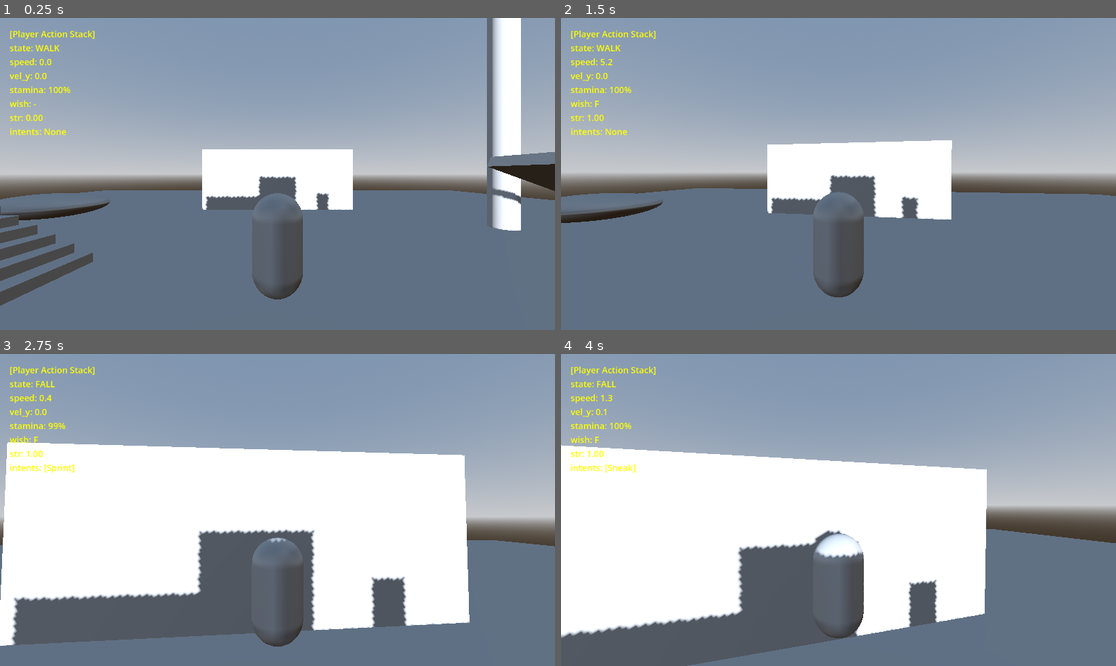
Above: before the commit, frames 1-4 (two rows, left to right).
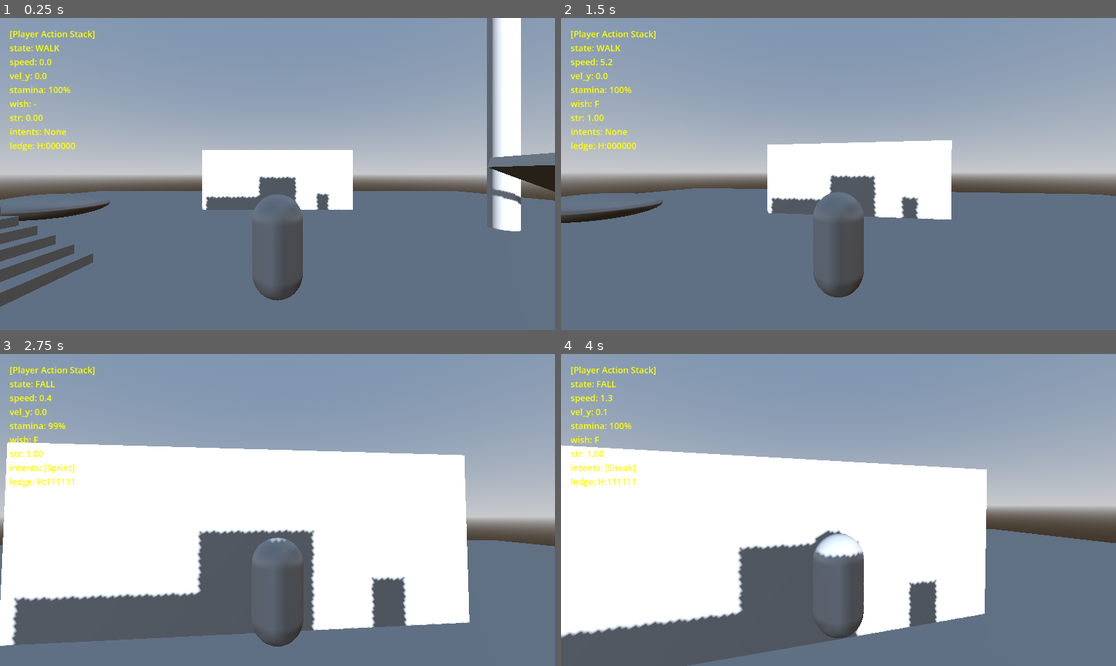
Above: after the commit, the same moments.

Repository: Francisco-Beltran-Millalen/zelda-druid-godot
Game: Godot game, scene res://scenes/main.tscn
Same seed, same stepped clock (60 frames per second), same inputs: the game is played once before the commit and once after it.
Inputs (mouse positions are in pixels of both pictures, inside the frame that each line leads up to):
- Up to frame 1 (0.25 s): no input
- Up to frame 2 (1.5 s): tap Enter at 0.5 s; move the mouse to (866, 174) at 0.52 s; hold Space (jump) 0.53-1.28 s; hold W (move_forward) from 0.53 s (still down); move the mouse to (810, 174) at 1.27 s; tap Up (sprint) at 1.35 s
- Up to frame 3 (2.75 s): keep holding W (move_forward); tap Space (jump) at 1.52, 1.55, 1.82, 2.3 s; move the mouse to (288, 503) at 2.02 s; hold Shift from 2.03 s (still down)
- Up to frame 4 (4 s): keep holding W (move_forward); move the mouse to (832, 516) at 2.77 s; release Shift at 2.78 s; tap 3 at 2.85 s; tap Space (jump) at 3.02, 3.05, 3.32, 3.77, 3.8 s; move the mouse to (877, 513) at 3.52 s; hold Ctrl from 3.53 s (still down)

The runs differ from the first frame. In frame 1, 0.9% of the frame differs, in the area x 0-100%, y 39-93%; in frame 2, 0.2%; in frame 3, 0.1%; in frame 4, 0.1%.

Commit message:
graybox: refactor auto-vault to step-up paradigm and fix climb vibration
- LedgeService: Refactored horizontal detection to use a uniform array of ShapeCast3Ds to eliminate approach-angle inconsistencies.

- LedgeService: Raised lowest cast to avoid floor scraping and implemented a front-face normal check to ignore walkable slopes.

- AutoVaultMotor: Restricted vault triggering strictly to the manual vault intent ('3').

- ClimbMotor: Replaced hard global_position clamping with a soft velocity clamp at ledge height, eliminating severe vibration.

- main.tscn: Spawned Player slightly higher to ensure clean physics initialization.

Diff:
--- a/graybox-prototype/scenes/main.tscn
+++ b/graybox-prototype/scenes/main.tscn
@@ -154,6 +154,7 @@
 [node name="Main" type="Node3D" unique_id=2049837152]
 
 [node name="Player" type="Node3D" parent="." unique_id=262935323]
+transform = Transform3D(1, 0, 0, 0, 1, 0, 0, 0, 1, 0, 1.5, 0)
 
 [node name="EntityController" type="Node" parent="Player" unique_id=1919641928]
 
--- a/graybox-prototype/scripts/player_action_stack/movement/motors/auto_vault_motor.gd
+++ b/graybox-prototype/scripts/player_action_stack/movement/motors/auto_vault_motor.gd
@@ -2,73 +2,84 @@
 extends BaseMotor
 
 const AUTO_VAULT_WEIGHT: int = 20
+const MIN_VAULT_SPEED: float = 0.01
+const MIN_VAULT_DURATION: float = 0.1
 
-@export var vault_clearance: float = 0.25
-@export var vault_min_rise: float = 0.3
+@export var vault_speed: float = 5.0
+@export var vault_arc_height: float = 0.4
 
-var _rising: bool = false
-var _impulse_applied: bool = false
+var _is_vaulting: bool = false
 var _just_activated: bool = false
+var _elapsed: float = 0.0
+var _duration: float = MIN_VAULT_DURATION
+var _start_position: Vector3 = Vector3.ZERO
+var _target_position: Vector3 = Vector3.ZERO
 
 func gather_proposals(current_mode: int, intents: Intents, services: Array[BaseService], _stamina: StaminaComponent) -> Array[TransitionProposal]:
-	if _rising or (current_mode == LocomotionState.ID.AUTO_VAULT and _just_activated):
+	# Sticky state: if we are already vaulting, we MUST continue until tick() finishes.
+	if current_mode == LocomotionState.ID.AUTO_VAULT and (_is_vaulting or _just_activated):
 		return [TransitionProposal.new(LocomotionState.ID.AUTO_VAULT, TransitionProposal.Priority.FORCED, AUTO_VAULT_WEIGHT)]
 
 	var ground: GroundService = _get_service(services, GroundService) as GroundService
 	var ledge: LedgeService = _get_service(services, LedgeService) as LedgeService
 
-	if ground != null and ground.is_on_floor() and ledge != null and intents.wants_vault:
+	if ground != null and ground.is_on_floor() and ledge != null:
 		var facts: LedgeFacts = ledge.get_ledge_facts(_broker.get_body_reader())
-		if facts.is_occupied and facts.landing_height != -INF and facts.landing_height <= facts.detection_range:
+		# Auto-vault triggers if we press the vault key while facing a vaultable object
+		if facts.is_vaultable and intents.wants_vault:
 			return [TransitionProposal.new(LocomotionState.ID.AUTO_VAULT, TransitionProposal.Priority.PLAYER_REQUESTED, AUTO_VAULT_WEIGHT)]
 
 	return []
 
 func on_activate(_body: CharacterBody3D) -> void:
-	_rising = true
+	_is_vaulting = false
 	_just_activated = true
-	_impulse_applied = false
+	_elapsed = 0.0
 
 func on_deactivate(_body: CharacterBody3D) -> void:
-	_rising = false
-	_impulse_applied = false
+	_is_vaulting = false
+	_elapsed = 0.0
 
 func tick(delta: float, _intents: Intents, body: CharacterBody3D, _stamina: StaminaComponent, services: Array[BaseService]) -> void:
 	_just_activated = false
-	var gravity: float = ProjectSettings.get_setting("physics/3d/default_gravity")
+	var ledge: LedgeService = _get_service(services, LedgeService) as LedgeService
 
-	if not _impulse_applied:
-		var ledge: LedgeService = _get_service(services, LedgeService) as LedgeService
-		var rise_needed: float = vault_min_rise
-		if ledge != null:
-			var facts: LedgeFacts = ledge.get_ledge_facts(_broker.get_body_reader())
-			if facts.is_occupied:
-				# Target landing height relative to feet + buffer
-				var to_landing: float = facts.landing_height + 0.4
-				rise_needed = maxf(to_landing, vault_min_rise)
-
-		# Strength multiplier: 1.2x ensures we clear the height even with physics friction
-		body.velocity.y = sqrt(2.0 * gravity * rise_needed) * 1.2
-
-		# Inject forward momentum so the vault feels "strong"
-		var facing: Vector3 = -body.global_transform.basis.z
-		facing.y = 0
-		if facing.length_squared() > 0.001:
-			facing = facing.normalized()
-			var current_h_vel: Vector3 = Vector3(body.velocity.x, 0, body.velocity.z)
-			var min_vault_speed: float = 5.0
-			if current_h_vel.length() < min_vault_speed:
-				body.velocity.x = facing.x * min_vault_speed
-				body.velocity.z = facing.z * min_vault_speed
-
-		_impulse_applied = true
+	if not _is_vaulting and not _begin_vault(body, ledge):
+		# Fallback if vault cannot start
+		_is_vaulting = false
 		return
 
-	# Maintain trajectory
-	body.velocity.y -= gravity * delta
+	_elapsed = minf(_elapsed + delta, _duration)
+	var raw_progress: float = _elapsed / _duration
+	# Quadratic ease-in-out for smooth movement
+	var eased_progress: float = smoothstep(0.0, 1.0, raw_progress)
 
+	var next_position: Vector3 = _start_position.lerp(_target_position, eased_progress)
+	# Add arc height
+	next_position.y += sin(raw_progress * PI) * vault_arc_height
+
+	body.global_position = next_position
+	body.velocity = Vector3.ZERO
+	# Move and slide handles collisions during the lerp if we hit something unexpected
 	body.move_and_slide()
 
-	if body.velocity.y <= 0.0 or body.is_on_floor():
+	if raw_progress >= 1.0:
+		body.global_position = _target_position
+		_is_vaulting = false
 
-		_rising = false
+func _begin_vault(body: CharacterBody3D, ledge: LedgeService) -> bool:
+	if ledge == null:
+		return false
+
+	var facts: LedgeFacts = ledge.get_ledge_facts(_broker.get_body_reader())
+	if facts.vault_target_position == Vector3.ZERO:
+		return false
+
+	_start_position = body.global_position
+	_target_position = facts.vault_target_position
+
+	var distance: float = _start_position.distance_to(_target_position)
+	_duration = maxf(distance / maxf(vault_speed, MIN_VAULT_SPEED), MIN_VAULT_DURATION)
+	_elapsed = 0.0
+	_is_vaulting = true
+	return true
--- a/graybox-prototype/scripts/player_action_stack/movement/motors/climb_motor.gd
+++ b/graybox-prototype/scripts/player_action_stack/movement/motors/climb_motor.gd
@@ -100,15 +100,21 @@
 
 	if ledge:
 		var facts: LedgeFacts = ledge.get_ledge_facts(_broker.get_body_reader())
-		# Clipping to ledge height: hard limit at neck height.
+		# Clipping to ledge height: soft limit at neck height.
 		# This prevents climbing over the top and forces a Mantle transition.
 		if facts.lip_height != -INF and body.velocity.y > 0:
 			var feet_y: float = body.global_position.y - 1.0 # body_half_height
 			var ledge_global_y: float = feet_y + facts.lip_height
 			var max_y: float = ledge_global_y - ledge_top_offset
+
 			if body.global_position.y >= max_y:
-				body.global_position.y = max_y
-				body.velocity.y = 0
+				body.velocity.y = 0.0
+				body.global_position.y = max_y # Final micro-correction just in case of float drift
+			else:
+				var distance_to_top: float = max_y - body.global_position.y
+				var max_safe_vel: float = distance_to_top / delta
+				if body.velocity.y > max_safe_vel:
+					body.velocity.y = max_safe_vel
 
 	body.move_and_slide()
 
--- a/graybox-prototype/scripts/player_action_stack/movement/movement_broker.gd
+++ b/graybox-prototype/scripts/player_action_stack/movement/movement_broker.gd
@@ -143,12 +143,20 @@
 		if intents.is_moving_right: dir_str += "R"
 		if dir_str == "": dir_str = "-"
 
+		var v_status: String = " (V)" if _ledge_service and _ledge_service.get_ledge_facts(_body_reader).is_vaultable else ""
+
+		var ledge_debug: String = ""
+		if _ledge_service:
+			var facts = _ledge_service.get_ledge_facts(_body_reader)
+			ledge_debug = facts.debug_text
+
 		get_node("/root/DebugOverlay").push(1, {
-			"state": m_name,
+			"state": m_name + v_status,
 			"speed": snappedf(spd, 0.1),
 			"vel_y": snappedf(_body.velocity.y, 0.1),
 			"stamina": "%d%%" % stamina_pct,
 			"wish": dir_str,
 			"str": "%.2f" % intents.input_strength,
-			"intents": intents_str if intents_str != "" else "None"
+			"intents": intents_str if intents_str != "" else "None",
+			"ledge": ledge_debug
 		})
--- a/graybox-prototype/scripts/player_action_stack/movement/services/ledge_facts.gd
+++ b/graybox-prototype/scripts/player_action_stack/movement/services/ledge_facts.gd
@@ -12,5 +12,8 @@
 var wall_normal: Vector3 = Vector3.ZERO
 var has_wall_left: bool = false
 var has_wall_right: bool = false
-var target_position: Vector3 = Vector3.ZERO ## Pre-calculated mantle/vault landing spot.
+var target_position: Vector3 = Vector3.ZERO ## Pre-calculated mantle landing spot.
 var ledge_point: Vector3 = Vector3.ZERO
+var vault_target_position: Vector3 = Vector3.ZERO ## Pre-calculated vault landing spot.
+var is_vaultable: bool = false ## True if a clear vault path is detected.
+var debug_text: String = "" ## Optional string to store debug output
--- a/graybox-prototype/scripts/player_action_stack/movement/services/ledge_service.gd
+++ b/graybox-prototype/scripts/player_action_stack/movement/services/ledge_service.gd
@@ -4,6 +4,7 @@
 const MIN_DIRECTION_LENGTH_SQUARED: float = 0.001
 
 @export var vault_detection_range: float = 1.4
+@export var vault_min_height: float = 0.3
 @export var vault_body_half_height: float = 1.0
 @export var vault_surface_clearance: float = 0.08
 @export var vault_landing_probe_distance: float = 1.6
@@ -16,163 +17,197 @@
 @export var mantle_surface_clearance: float = 0.08
 @export var mantle_edge_body_offset: float = 0.33
 @export var mantle_edge_tolerance: float = 0.05
-@export var climb_wall_angle_max_deg: float = 30.0   ## Max angle between facing and wall normal to allow climbing
-@export var continue_climb_angle_max_deg: float = 45.0  ## Max angle to keep climbing (sticky after waist-cast angle increases at apex)
-@export var wall_detection_reach: float = 0.6  ## Forward cast distance for climb detection (capsule radius 0.5 + 0.1 buffer); prevents wall-suck artifact
+@export var climb_wall_angle_max_deg: float = 30.0
+@export var continue_climb_angle_max_deg: float = 45.0
+@export var wall_detection_reach: float = 0.65
 
 var _can_climb: bool = false
 var _climb_normal: Vector3 = Vector3.ZERO
 var _has_wall_left: bool = false
 var _has_wall_right: bool = false
-var _vault_landing_body_y: float = -INF
+var _vault_target_position: Vector3 = Vector3.ZERO
+var _is_vaultable: bool = false
 var _mantle_ledge_point: Vector3 = Vector3.ZERO
 var _mantle_target_position: Vector3 = Vector3.ZERO
 var _is_at_ledge_edge: bool = false
-
-var _waist_cast: ShapeCast3D
-var _head_cast: RayCast3D
+var _debug_text: String = ""
+
 var _down_cast: ShapeCast3D
+var _vault_down_cast: ShapeCast3D
 var _vault_landing_cast: ShapeCast3D
 var _left_cast: RayCast3D
 var _right_cast: RayCast3D
 
+# Horizontal profiling casts (Ankle to Head)
+var _h_casts: Array[ShapeCast3D] = []
+var _h_offsets: Array[float] = [-0.8, -0.6, -0.2, 0.2, 0.4, 0.6]
+
 func _ready() -> void:
 	set_process(false)
 	set_physics_process(false)
 
-	_waist_cast = _create_forward_cast(0.5)
-	_head_cast = _create_forward_raycast(1.5)
-	_down_cast = ShapeCast3D.new()
-
-	var sphere: SphereShape3D = SphereShape3D.new()
-	sphere.radius = 0.1
-	_down_cast.shape = sphere
-	_down_cast.target_position = Vector3(0, -mantle_max_height, 0)
+	for offset in _h_offsets:
+		_h_casts.append(_create_forward_cast(offset))
+
+	_down_cast = _create_down_cast(-mantle_max_height - 0.1)
 	_down_cast.position = Vector3(0, mantle_max_height + 0.1, -1.0)
-	_down_cast.collision_mask = 1
-	add_child(_down_cast)
-
-	_vault_landing_cast = ShapeCast3D.new()
-	var vault_landing_sphere: SphereShape3D = SphereShape3D.new()
-	vault_landing_sphere.radius = 0.1
-	_vault_landing_cast.shape = vault_landing_sphere
-	_vault_landing_cast.target_position = Vector3(0, -vault_landing_probe_height, 0)
-	_vault_landing_cast.collision_mask = 1
-	add_child(_vault_landing_cast)
+
+	_vault_down_cast = _create_down_cast(-vault_detection_range - 0.1 - vault_body_half_height)
+	_vault_down_cast.position = Vector3(0, vault_detection_range + 0.1, 0) # Z set dynamically
+
+	_vault_landing_cast = _create_down_cast(-vault_landing_probe_height - 0.2)
+	_vault_landing_cast.position = Vector3(0, vault_landing_probe_height, -vault_landing_probe_distance)
 
 	_left_cast  = _create_forward_raycast(0.5)
+	_left_cast.top_level = true
 	_right_cast = _create_forward_raycast(0.5)
-
-func _create_forward_cast(y_pos: float) -> ShapeCast3D:
+	_right_cast.top_level = true
+
+func _create_forward_cast(y_offset: float) -> ShapeCast3D:
 	var cast: ShapeCast3D = ShapeCast3D.new()
-	var sphere: SphereShape3D = SphereShape3D.new()
-	sphere.radius = 0.1
-	cast.shape = sphere
-	cast.target_position = Vector3(0, 0, -1.0)
-	cast.position = Vector3(0, y_pos, 0)
+	cast.shape = SphereShape3D.new()
+	cast.shape.radius = 0.1
+	cast.position = Vector3(0, y_offset, 0)
+	cast.target_position = Vector3(0, 0, -wall_detection_reach)
 	cast.collision_mask = 1
 	add_child(cast)
 	return cast
 
-func _create_forward_raycast(y_pos: float) -> RayCast3D:
+func _create_forward_raycast(y_offset: float) -> RayCast3D:
 	var cast: RayCast3D = RayCast3D.new()
-	cast.target_position = Vector3(0, 0, -1.0)
-	cast.position = Vector3(0, y_pos, 0)
+	cast.position = Vector3(0, y_offset, 0)
+	cast.target_position = Vector3(0, 0, -wall_detection_reach)
 	cast.collision_mask = 1
 	cast.enabled = false
 	add_child(cast)
 	return cast
 
+func _create_down_cast(target_y: float) -> ShapeCast3D:
+	var cast: ShapeCast3D = ShapeCast3D.new()
+	cast.shape = SphereShape3D.new()
+	cast.shape.radius = 0.1
+	cast.target_position = Vector3(0, target_y, 0)
+	cast.collision_mask = 1
+	add_child(cast)
+	return cast
+
 func update_facts(body_reader: BodyReader) -> void:
+	_reset_facts()
+	var pos: Vector3 = body_reader.get_global_position()
+	var facing: Vector3 = -body_reader.get_basis().z
+	facing.y = 0.0
+	facing = facing.normalized() if facing.length_squared() > MIN_DIRECTION_LENGTH_SQUARED else Vector3.FORWARD
+	# Update horizontal casts
+	var hits: Array[bool] = []
+	var min_dist: float = wall_detection_reach
+	for i in range(_h_casts.size()):
+		var cast: ShapeCast3D = _h_casts[i]
+		cast.global_position = pos + Vector3(0, _h_offsets[i], 0)
+		cast.target_position = facing * wall_detection_reach
+		cast.force_shapecast_update()
+		hits.append(cast.is_colliding())
+
+		if hits[i]:
+			var c_point = cast.get_collision_point(0)
+			min_dist = minf(min_dist, c_point.distance_to(cast.global_position))
+
+
+	# Update special vertical casts (positions are global because parent is a Node)
+	_down_cast.global_position = pos + facing * 1.0 + Vector3.UP * (mantle_max_height + 0.1)
+	_down_cast.force_shapecast_update()
+
+	_vault_landing_cast.global_position = pos + facing * vault_landing_probe_distance + Vector3.UP * vault_landing_probe_height
+	_vault_landing_cast.force_shapecast_update()
+
+	# Vault downcast refresh
+	var v_dist: float = min_dist + 0.2
+	_vault_down_cast.global_position = pos + facing * v_dist + Vector3.UP * (vault_detection_range + 0.1)
+	_vault_down_cast.force_shapecast_update()
+
+	var feet_y: float = pos.y - vault_body_half_height
+	_detect_vault(pos, facing, hits, feet_y)
+	_detect_mantle(pos, feet_y)
+
+	var waist_hit: bool = hits[2]
+	var head_hit: bool = hits[5]
+	_detect_climb(facing, waist_hit, head_hit, pos)
+
+func _reset_facts() -> void:
 	_can_climb = false
 	_climb_normal = Vector3.ZERO
-	_vault_landing_body_y = -INF
+	_vault_target_position = Vector3.ZERO
+	_is_vaultable = false
 	_mantle_ledge_point = Vector3.ZERO
 	_mantle_target_position = Vector3.ZERO
 	_is_at_ledge_edge = false
-
-	var pos: Vector3 = body_reader.get_global_position()
-	var facing: Vector3 = -body_reader.get_basis().z
-	facing.y = 0.0
-	if facing.length_squared() > MIN_DIRECTION_LENGTH_SQUARED:
-		facing = facing.normalized()
-	else:
-		facing = Vector3.FORWARD
-
-	_waist_cast.global_position = pos + Vector3(0, -0.2, 0)
-	_head_cast.global_position = pos + Vector3(0, 0.6, 0)
-	_waist_cast.target_position = facing * wall_detection_reach
-	_head_cast.target_position = facing * wall_detection_reach
-	_down_cast.global_position = pos + facing * 1.0 + Vector3.UP * mantle_max_height
-	_vault_landing_cast.global_position = pos + facing * vault_landing_probe_distance + Vector3.UP * vault_landing_probe_height
-
-	_waist_cast.force_shapecast_update()
-	_head_cast.force_raycast_update()
-	_down_cast.force_shapecast_update()
-	_vault_landing_cast.force_shapecast_update()
-
-	var waist_hit: bool = _waist_cast.is_colliding()
-	var head_hit: bool = _head_cast.is_colliding()
-	var mantle_lip_in_range: bool = false
-	var feet_y: float = pos.y - vault_body_half_height
-
-	if waist_hit and not head_hit:
-		_update_vault_landing_body_y(feet_y)
-
+	_debug_text = ""
+
+func _detect_vault(pos: Vector3, facing: Vector3, hits: Array[bool], feet_y: float) -> void:
+	# Ankle(0), Knee(1), Waist(2), Chest(3) hits vs Limit(4) and Head(5) miss
+	_debug_text = "H:" + ("1" if hits[0] else "0") + ("1" if hits[1] else "0") + ("1" if hits[2] else "0") + ("1" if hits[3] else "0") + ("1" if hits[4] else "0") + ("1" if hits[5] else "0")
+	var obstacle_hit: bool = hits[0] or hits[1] or hits[2] or hits[3]
+
+	if obstacle_hit and not hits[4] and not hits[5]:
+		# Check if the face we hit is steep enough to be an obstacle (not a walkable slope)
+		var steep_enough: bool = false
+		for i in range(4):
+			if hits[i]:
+				var n: Vector3 = _h_casts[i].get_collision_normal(0)
+				# 45 deg or steeper (cos(45) approx 0.707) -> y < 0.75 means mostly vertical
+				if n.y < 0.75:
+					steep_enough = true
+					break
+
+		if steep_enough:
+			if _vault_down_cast.is_colliding():
+				var lip: Vector3 = _vault_down_cast.get_collision_point(0)
+				var rel_y: float = lip.y - feet_y
+				_debug_text += " ry:" + str(snappedf(rel_y, 0.1))
+				if rel_y >= vault_min_height and rel_y <= vault_detection_range:
+					_is_vaultable = true
+					_update_vault_target(facing, pos, lip)
+			else:
+				_debug_text += " vdc:miss"
+		else:
+			_debug_text += " slope"
+
+func _detect_mantle(pos: Vector3, feet_y: float) -> void:
 	if _down_cast.is_colliding():
 		var down_point: Vector3 = _down_cast.get_collision_point(0)
 		var mantle_rel_y: float = down_point.y - feet_y
 		if mantle_rel_y > 0 and mantle_rel_y <= mantle_max_height:
-			mantle_lip_in_range = true
 			_mantle_ledge_point = down_point
 			_is_at_ledge_edge = _is_at_mantle_edge(pos, down_point)
-
+			_update_mantle_target(_h_casts[5].target_position.normalized(), pos) # Use head cast facing
+
+func _detect_climb(facing: Vector3, waist_hit: bool, head_hit: bool, pos: Vector3) -> void:
 	if waist_hit:
-		var normal: Vector3 = _waist_cast.get_collision_normal(0)
-		var angle_to_wall: float = rad_to_deg(facing.angle_to(-normal))
-		if angle_to_wall <= climb_wall_angle_max_deg:
+		var normal: Vector3 = _h_casts[2].get_collision_normal(0)
+		if rad_to_deg(facing.angle_to(-normal)) <= climb_wall_angle_max_deg:
 			_climb_normal = normal
-			if head_hit or mantle_lip_in_range:
+			if head_hit or _mantle_ledge_point != Vector3.ZERO:
 				_can_climb = true
-
-	if mantle_lip_in_range:
-		_update_mantle_target(facing, pos)
-
-	if _climb_normal != Vector3.ZERO:
-		var right_dir: Vector3 = Vector3.UP.cross(_climb_normal).normalized()
-		_left_cast.global_position  = pos + (-right_dir * 0.45)
-		_right_cast.global_position = pos + (right_dir  * 0.45)
-		_left_cast.target_position  = -_climb_normal * lateral_cast_reach
-		_right_cast.target_position = -_climb_normal * lateral_cast_reach
-		_left_cast.force_raycast_update()
-		_right_cast.force_raycast_update()
-		_has_wall_left  = _left_cast.is_colliding()
-		_has_wall_right = _right_cast.is_colliding()
-	else:
-		_has_wall_left  = false
-		_has_wall_right = false
-		_left_cast.global_position  = pos
-		_right_cast.global_position = pos
-		_left_cast.target_position  = facing
-		_right_cast.target_position = facing
-		_left_cast.force_raycast_update()
-		_right_cast.force_raycast_update()
-
-## Exposes all ledge-related facts in a single data carrier.
+				_update_lateral_walls(pos)
+
+func _update_lateral_walls(pos: Vector3) -> void:
+	var right_dir: Vector3 = Vector3.UP.cross(_climb_normal).normalized()
+	_left_cast.global_position  = pos + (-right_dir * 0.45)
+	_right_cast.global_position = pos + (right_dir  * 0.45)
+	_left_cast.target_position  = -_climb_normal * lateral_cast_reach
+	_right_cast.target_position = -_climb_normal * lateral_cast_reach
+	_left_cast.force_raycast_update()
+	_right_cast.force_raycast_update()
+	_has_wall_left  = _left_cast.is_colliding()
+	_has_wall_right = _right_cast.is_colliding()
+
 func get_ledge_facts(body_reader: BodyReader) -> LedgeFacts:
 	var facts: LedgeFacts = LedgeFacts.new()
-	var pos: Vector3 = body_reader.get_global_position()
-	var feet_y: float = pos.y - vault_body_half_height
-
+	var feet_y: float = body_reader.get_global_position().y - vault_body_half_height
 	if _down_cast.is_colliding():
-		var mantle_rel_y: float = _down_cast.get_collision_point(0).y - feet_y
-		if mantle_rel_y > 0.01: # More permissive threshold for curved surfaces
-			facts.lip_height = mantle_rel_y
-
+		facts.lip_height = _down_cast.get_collision_point(0).y - feet_y
 	if _vault_landing_cast.is_colliding():
 		facts.landing_height = _vault_landing_cast.get_collision_point(0).y - feet_y
 		facts.is_occupied = true
-
 	facts.is_at_mantle_edge = _is_at_ledge_edge
 	facts.detection_range = vault_detection_range
 	facts.wall_normal = _climb_normal
@@ -180,58 +215,36 @@
 	facts.has_wall_right = _has_wall_right
 	facts.target_position = _mantle_target_position
 	facts.ledge_point = _mantle_ledge_point
-
+	facts.vault_target_position = _vault_target_position
+	facts.is_vaultable = _is_vaultable
+	facts.debug_text = _debug_text
 	return facts
 
 func get_wall_point() -> Vector3:
-	if _waist_cast.is_colliding():
-		return _waist_cast.get_collision_point(0)
+	if _h_casts[2].is_colliding():
+		return _h_casts[2].get_collision_point(0)
 	return Vector3.ZERO
 
-func can_climb() -> bool:
-	return _can_climb
-
-func get_climb_normal() -> Vector3:
-	return _climb_normal
-
-func has_wall_left() -> bool:
-	return _has_wall_left
-
-func has_wall_right() -> bool:
-	return _has_wall_right
-
+func can_climb() -> bool: return _can_climb
+func get_climb_normal() -> Vector3: return _climb_normal
+func has_wall_left() -> bool: return _has_wall_left
+func has_wall_right() -> bool: return _has_wall_right
 func can_continue_climbing() -> bool:
-	if not _waist_cast.is_colliding():
-		return false
-	var normal: Vector3 = _waist_cast.get_collision_normal(0)
-	var facing: Vector3 = _waist_cast.target_position.normalized()
-	var angle: float = rad_to_deg(facing.angle_to(-normal))
-	return angle <= continue_climb_angle_max_deg
+	if not _h_casts[2].is_colliding(): return false
+	return rad_to_deg(_h_casts[2].target_position.normalized().angle_to(-_h_casts[2].get_collision_normal(0))) <= continue_climb_angle_max_deg
 
 func _is_at_mantle_edge(body_position: Vector3, ledge_point: Vector3) -> bool:
-	var edge_body_y: float = ledge_point.y - mantle_edge_body_offset
-	return body_position.y >= edge_body_y - mantle_edge_tolerance
-
-func _update_vault_landing_body_y(feet_y: float) -> void:
-	if not _vault_landing_cast.is_colliding():
-		return
-	var landing_point: Vector3 = _vault_landing_cast.get_collision_point(0)
-	var landing_rel_y: float = landing_point.y - feet_y
-	if landing_rel_y > vault_surface_clearance and landing_rel_y <= vault_detection_range + vault_surface_clearance:
-		_vault_landing_body_y = landing_point.y + vault_body_half_height + vault_surface_clearance
+	return body_position.y >= (ledge_point.y - mantle_edge_body_offset) - mantle_edge_tolerance
+
+func _update_vault_target(facing: Vector3, body_position: Vector3, lip_point: Vector3) -> void:
+	# "Step-up" paradigm: Vaulting places the player slightly over the lip, like a mini-mantle.
+	var vault_forward_distance: float = mantle_body_radius * 1.5
+	_vault_target_position = body_position + facing * vault_forward_distance
+	_vault_target_position.y = lip_point.y + vault_body_half_height + vault_surface_clearance
 
 func _update_mantle_target(fallback_forward: Vector3, body_position: Vector3) -> void:
-	var mantle_forward: Vector3 = fallback_forward
-	if _climb_normal != Vector3.ZERO:
-		mantle_forward = -_climb_normal
-		mantle_forward.y = 0.0
-		if mantle_forward.length_squared() <= MIN_DIRECTION_LENGTH_SQUARED:
-			mantle_forward = fallback_forward
-	if mantle_forward.length_squared() > MIN_DIRECTION_LENGTH_SQUARED:
-		mantle_forward = mantle_forward.normalized()
-	else:
-		mantle_forward = Vector3.FORWARD
-
-	var mantle_forward_distance: float = mantle_body_radius * mantle_forward_radius_multiplier
-	_mantle_target_position = body_position + mantle_forward * mantle_forward_distance
+	var fwd = -_climb_normal if _climb_normal != Vector3.ZERO else fallback_forward
+	fwd.y = 0.0
+	fwd = fwd.normalized() if fwd.length_squared() > MIN_DIRECTION_LENGTH_SQUARED else Vector3.FORWARD
+	_mantle_target_position = body_position + fwd * (mantle_body_radius * mantle_forward_radius_multiplier)
 	_mantle_target_position.y = _mantle_ledge_point.y + mantle_body_half_height + mantle_surface_clearance
--- a/graybox-prototype/test/unit/test_ledge_facts.gd
+++ b/graybox-prototype/test/unit/test_ledge_facts.gd
@@ -20,12 +20,18 @@
 	assert_eq(subject.wall_normal, Vector3.ZERO, "wall_normal should default to ZERO")
 	assert_eq(subject.target_position, Vector3.ZERO, "target_position should default to ZERO")
 	assert_eq(subject.ledge_point, Vector3.ZERO, "ledge_point should default to ZERO")
+	assert_eq(subject.vault_target_position, Vector3.ZERO, "vault_target_position should default to ZERO")
+	assert_false(subject.is_vaultable, "is_vaultable should default to false")
 
 func test_field_assignment():
 	subject.lip_height = 1.2
 	subject.is_occupied = true
 	subject.wall_normal = Vector3.FORWARD
+	subject.vault_target_position = Vector3(0, 1, 2)
+	subject.is_vaultable = true
 
 	assert_eq(subject.lip_height, 1.2)
 	assert_true(subject.is_occupied)
 	assert_eq(subject.wall_normal, Vector3.FORWARD)
+	assert_eq(subject.vault_target_position, Vector3(0, 1, 2))
+	assert_true(subject.is_vaultable)
Not shown, changed: docs/workflow-changelog.md
